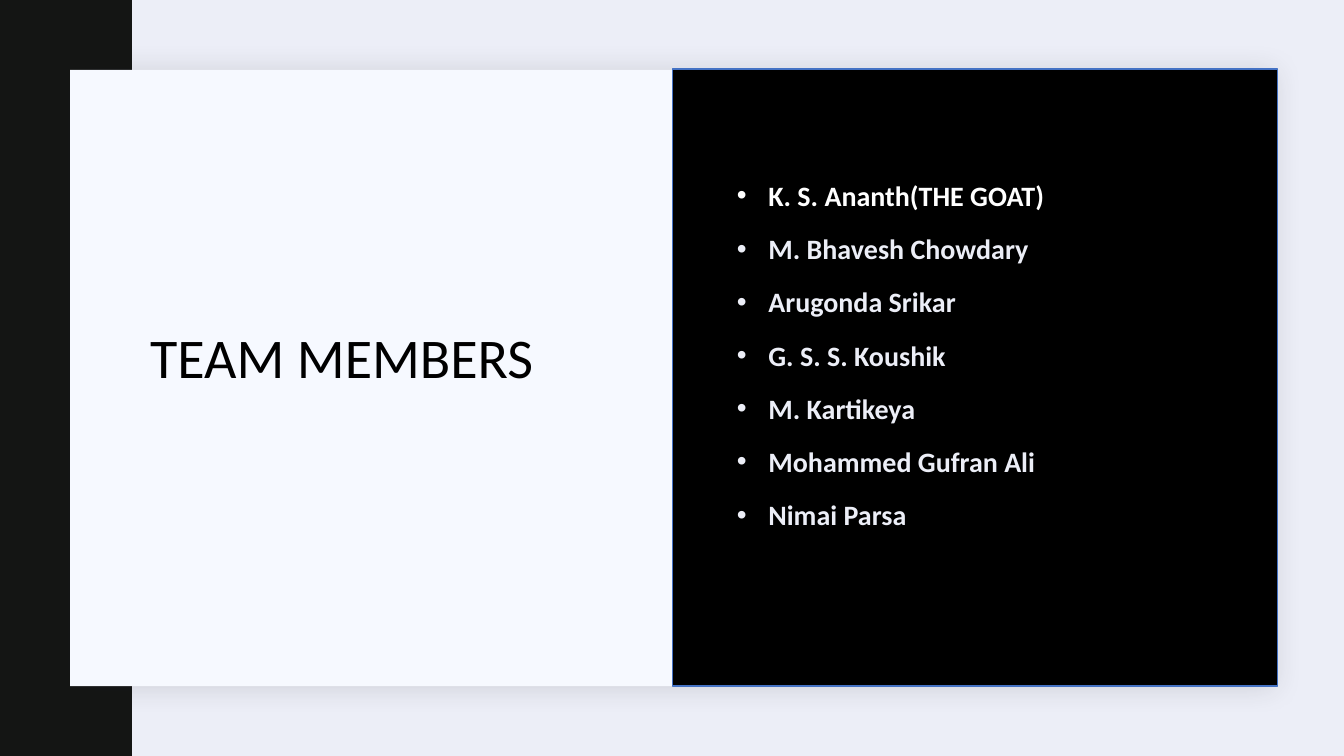
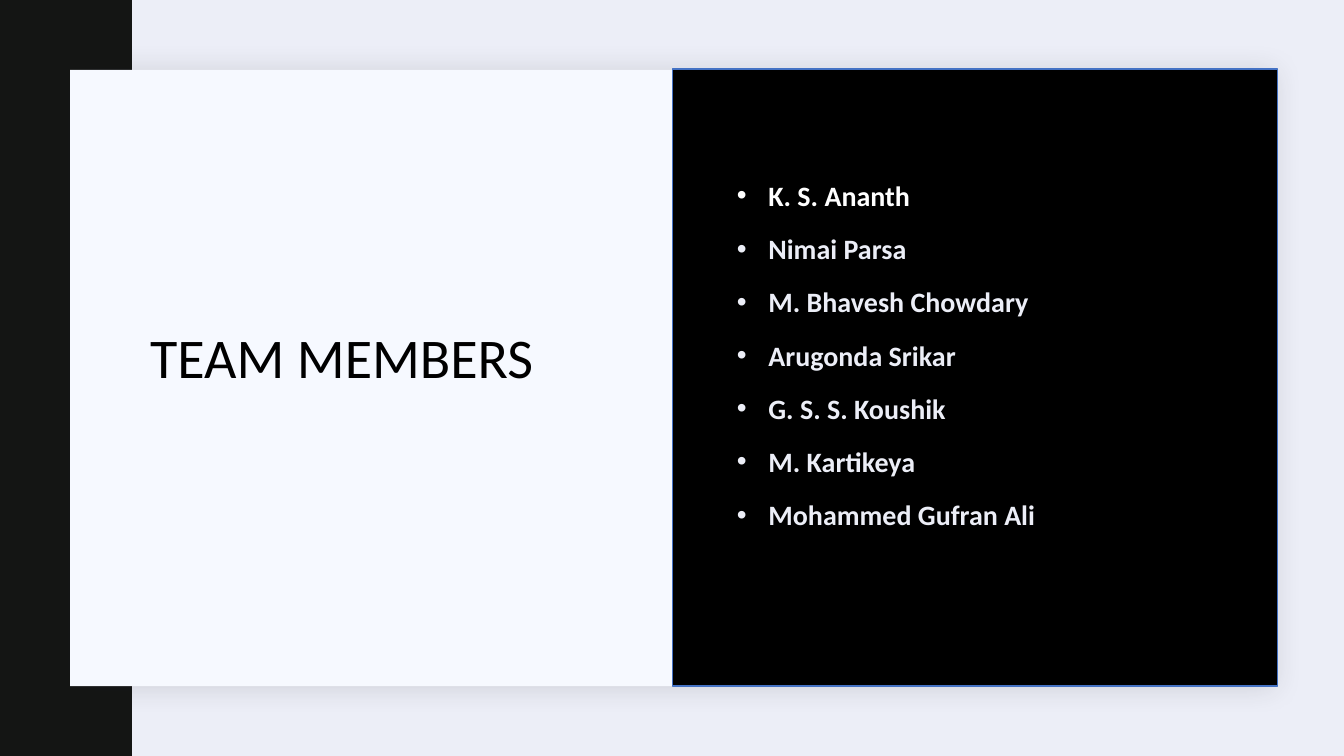
Before and after one commit to ksananth4424/Datum, a slide deck: slide 2 of Demo and Presentation/Presentations/lex_datum.pptx. Drawn at 1344x756 pixels with LibreOffice and Linux fonts; fonts in the diff are those of the drawing. Boxes give left, top, right and bottom in pixels: in the first picture for what was removed or moved away, otherwise in the second. Text is boxed around its words. In the diff, an @@ line names an element or a change of style, - is before the commit and + after.

Commit message:
Presentations

```diff
--- a/Demo and Presentation/Presentations/lex_datum.pptx
+++ b/Demo and Presentation/Presentations/lex_datum.pptx
@@ text at bbox=[768, 186, 910, 260]: text changed @@
-• K. S. Ananth(THE GOAT)
+• K. S. Ananth
+• Nimai Parsa
@@ text at bbox=[768, 505, 907, 526]: paragraph removed @@
-• Nimai Parsa
```
Also in this commit, not shown: 1 slide added, 4 other files.
